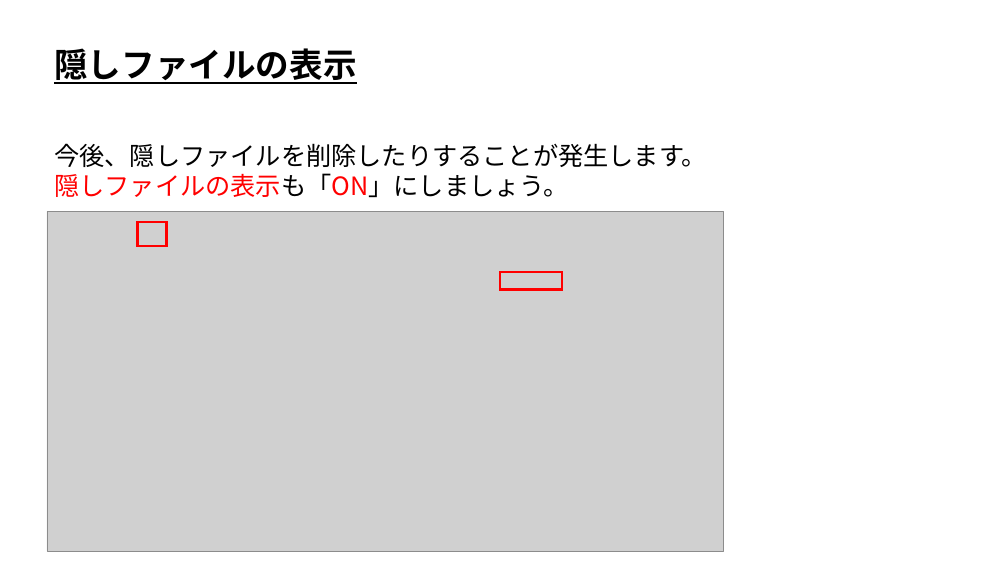
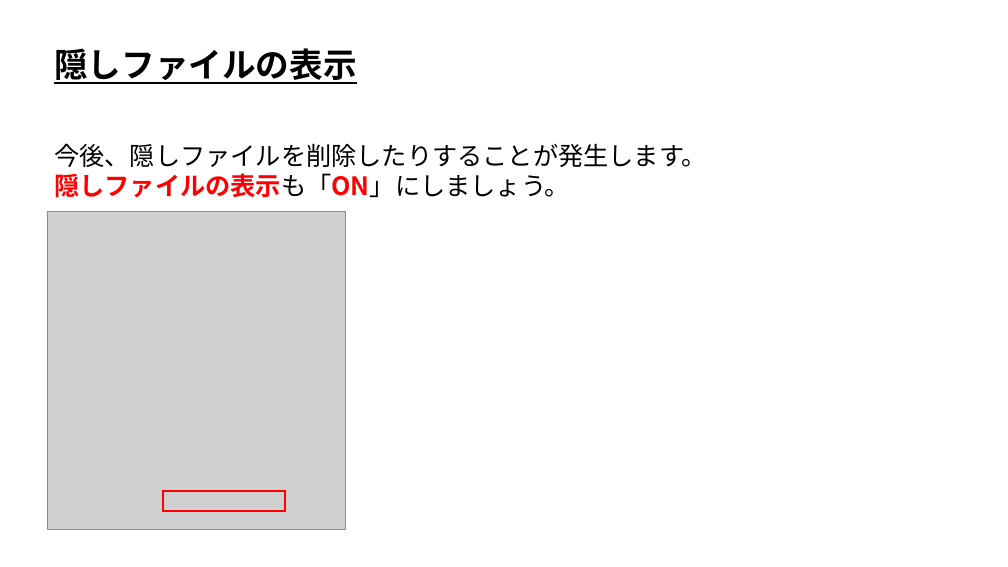
Before and after one commit to ArakiYusuke-Ohara/Textbook, a slide deck: slide 4 of ゲーム科1年/00_前期/プログラミングⅠ/00_はじめに.pptx. Drawn at 1008x567 pixels with LibreOffice and Linux fonts; fonts in the diff are those of the drawing; grey boxes stand for pictures. Boxes give left, top, right and bottom in pixels: in the first picture for what was removed or moved away, otherwise in the second. Text is boxed around its words. In the diff, an @@ line names an element or a change of style, - is before the commit and + after.

```diff
--- a/ゲーム科1年/00_前期/プログラミングⅠ/00_はじめに.pptx
+++ b/ゲーム科1年/00_前期/プログラミングⅠ/00_はじめに.pptx
@@ text at [54, 173, 570, 198]: bold on in "隠しファイルの表示も「ON」にしましょう。" @@
@@ picture removed at [47, 212, 724, 552] @@
@@ picture added at [47, 211, 345, 529] @@
@@ rectangle removed at [138, 222, 166, 246] @@
@@ rectangle removed at [501, 271, 563, 290] @@
@@ rectangle added at [163, 492, 284, 511], outline #FF0000 2.25 pt @@
```
Also in this commit, not shown: 3 other slides changed, 10 other files.
